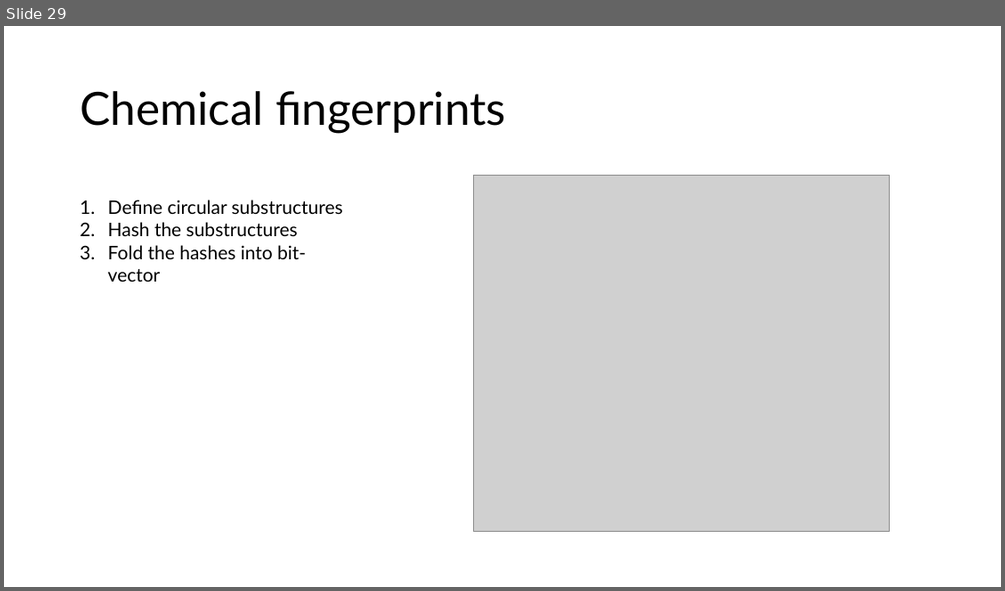
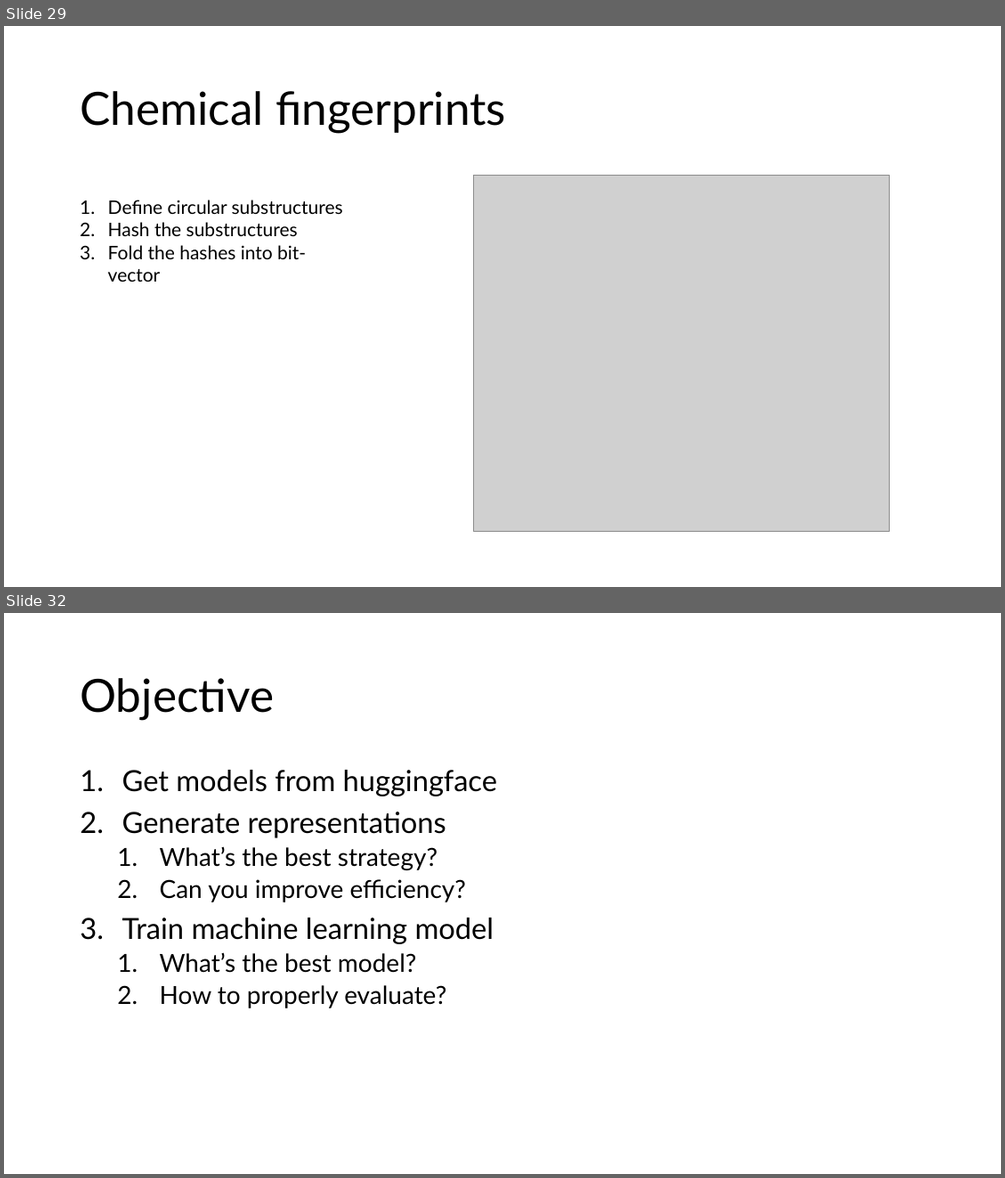
Before and after one commit to RaulFD-creator/ucd-teaching, a slide deck: Lectures/UCD-MScAI-Lecture-1.pptx. Shown one above the other, each under a label of ours: slide 29 before the commit, slides 29 and 32 after it; the slides between them are not shown. The pictures are 1005x591 and 1005x1178 pixels, drawn with LibreOffice and Linux fonts; fonts in the diff are those of the drawing; grey boxes stand for pictures. Boxes give left, top, right and bottom in pixels: in the first picture for what was removed or moved away, otherwise in the second. Text is boxed around its words. In the diff, an @@ line names an element or a change of style, - is before the commit and + after.

```diff
--- a/Lectures/UCD-MScAI-Lecture-1.pptx
+++ b/Lectures/UCD-MScAI-Lecture-1.pptx
@@ slide 32 added at (x1=4, y1=613, x2=1001, y2=1174), background #FFFFFF @@
@@ title added at (x1=80, y1=678, x2=274, y2=720), 44 pt, text #000000 @@
+Objective
@@ text added at (x1=122, y1=770, x2=497, y2=1008), 24 pt, text #000000 @@
+1. Get models from huggingface
+2. Generate representations
+  1. What’s the best strategy?
+  2. Can you improve efficiency?
+3. Train machine learning model
+  1. What’s the best model?
+  2. How to properly evaluate?
```
Also in this commit, not shown: 2 slides changed, 2 other slides added, 2 other files.
